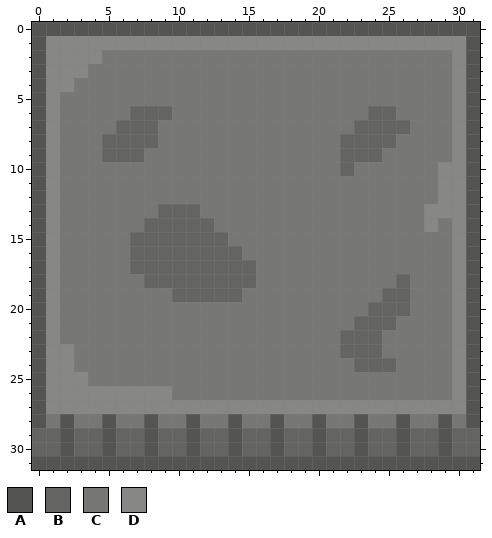
File history of a pixel-art file, Assets/Sprites/Tilesets/Level1/walltop_grey_tile2.aseprite. Above: the version before the commit.
32x32 pixels, 1 frame. Colours within 5 levels of each other are drawn and written as one.
Palette (. is transparent): A #545453  B #646462  C #777776  D #878785
Pixels before, first column x 0:
 0 AAAAAAAAAAAAAAAAAAAAAAAAAAAAAAAA
 1 ADDDDDDDDDDDDDDDDDDDDDDDDDDDDDDA
 2 ADDDDCCCCCCCCCCCCCCCCCCCCCCCCCDA
 3 ADDDCCCCCCCCCCCCCCCCCCCCCCCCCCDA
 4 ADDCCCCCCCCCCCCCCCCCCCCCCCCCCCDA
 5 ADCCCCCCCCCCCCCCCCCCCCCCCCCCCCDA
 6 ADCCCCCBBBCCCCCCCCCCCCCCBBCCCCDA
 7 ADCCCCBBBCCCCCCCCCCCCCCBBBBCCCDA
 8 ADCCCBBBBCCCCCCCCCCCCCBBBBCCCCDA
 9 ADCCCBBBCCCCCCCCCCCCCCBBBCCCCCDA
10 ADCCCCCCCCCCCCCCCCCCCCBCCCCCCDDA
11 ADCCCCCCCCCCCCCCCCCCCCCCCCCCCDDA
12 ADCCCCCCCCCCCCCCCCCCCCCCCCCCCDDA
13 ADCCCCCCCBBBCCCCCCCCCCCCCCCCDDDA
14 ADCCCCCCBBBBBCCCCCCCCCCCCCCCDCDA
15 ADCCCCCBBBBBBBCCCCCCCCCCCCCCCCDA
16 ADCCCCCBBBBBBBBCCCCCCCCCCCCCCCDA
17 ADCCCCCBBBBBBBBBCCCCCCCCCCCCCCDA
18 ADCCCCCCBBBBBBBBCCCCCCCCCCBCCCDA
19 ADCCCCCCCCBBBBBCCCCCCCCCCBBCCCDA
20 ADCCCCCCCCCCCCCCCCCCCCCCBBBCCCDA
21 ADCCCCCCCCCCCCCCCCCCCCCBBBCCCCDA
22 ADCCCCCCCCCCCCCCCCCCCCBBBCCCCCDA
23 ADDCCCCCCCCCCCCCCCCCCCBBBCCCCCDA
24 ADDCCCCCCCCCCCCCCCCCCCCBBBCCCCDA
25 ADDDCCCCCCCCCCCCCCCCCCCCCCCCCCDA
26 ADDDDDDDDDCCCCCCCCCCCCCCCCCCCCDA
27 ADDDDDDDDDDDDDDDDDDDDDDDDDDDDDDA
28 ACACCACCACCACCACCACCACCACCACCACA
29 BBABBABBABBABBABBABBABBABBABBABB
30 BBABBABBABBABBABBABBABBABBABBABB
31 AAAAAAAAAAAAAAAAAAAAAAAAAAAAAAAA
New version:
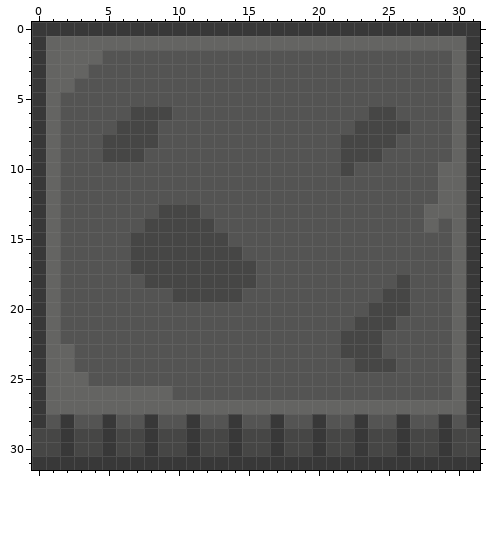
The edit:
colour A: #545453 -> #383838
colour B: #646462 -> #464645
colour C: #777776 -> #545453
colour D: #878785 -> #646462
Where, in picture pixels (left, top, right, bottom), the same in both pictures:
changed: (32, 22, 480, 470)
